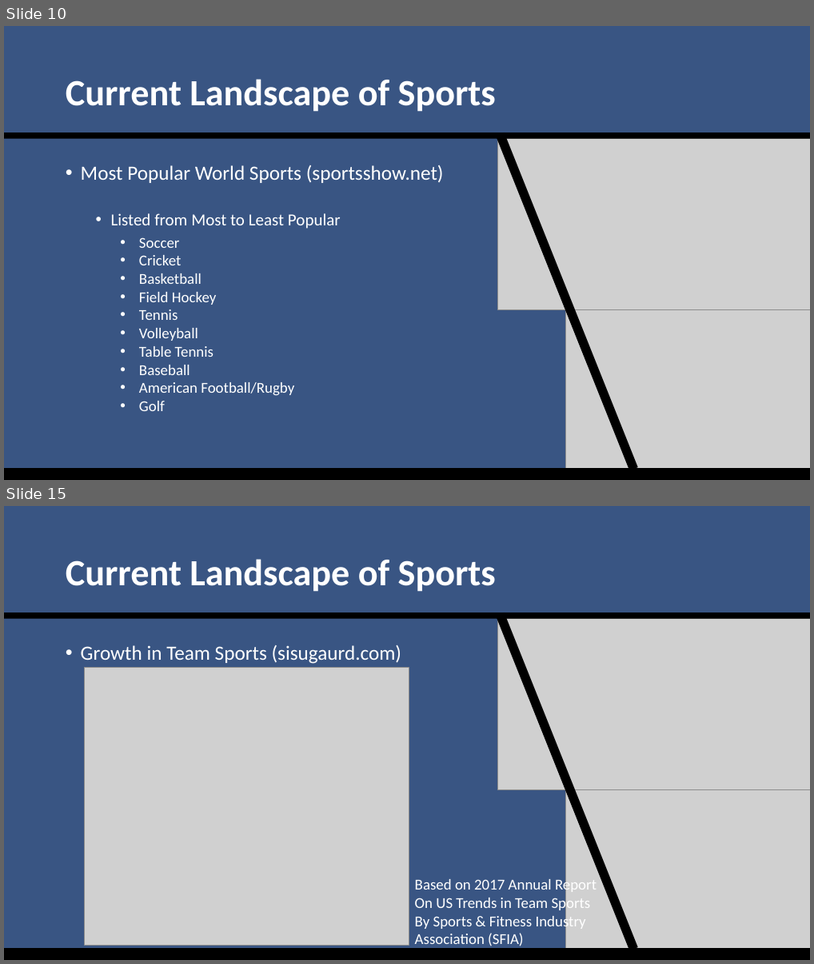
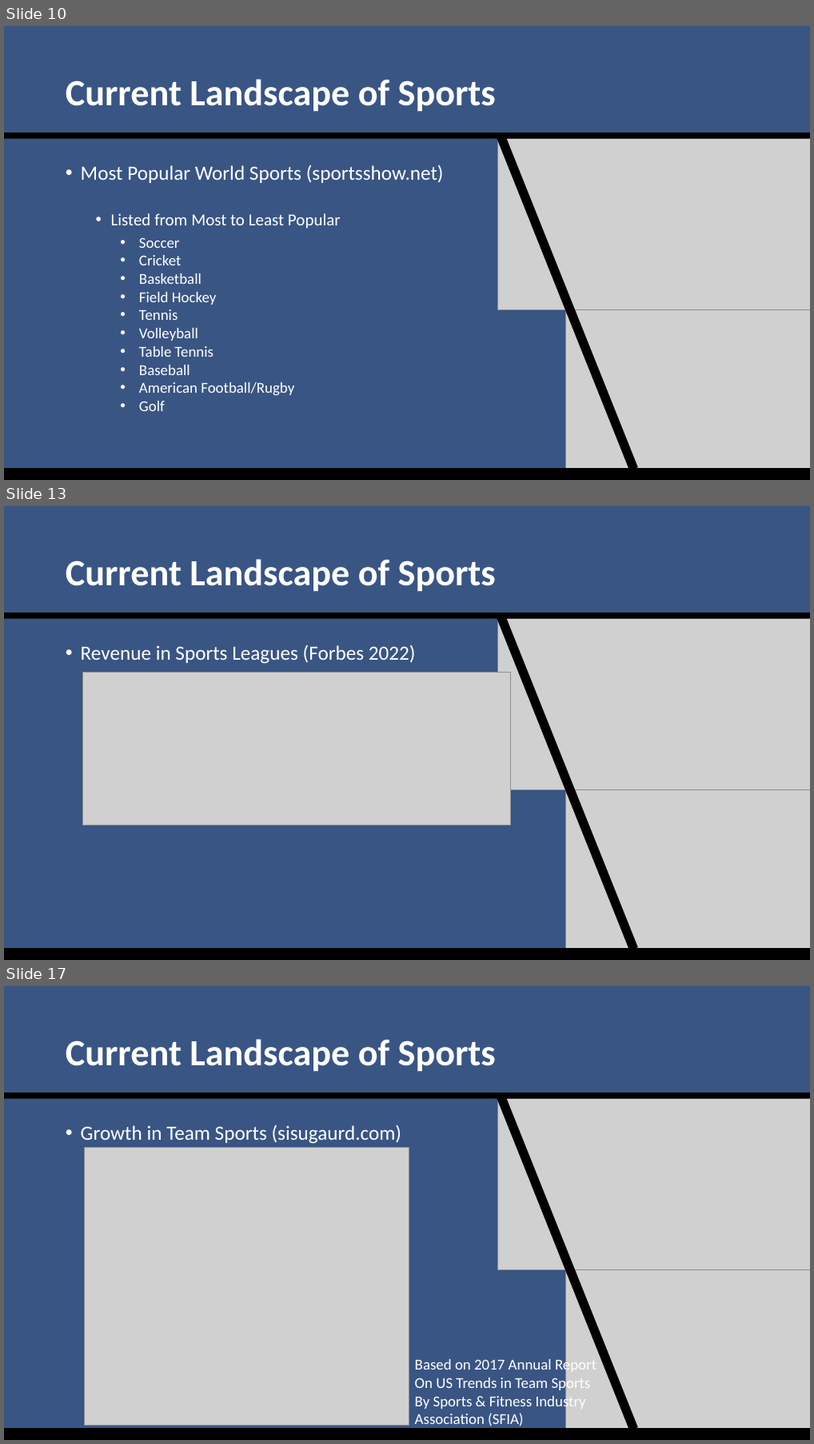
Before and after one commit to SuperMarioGiacomazzo/STOR538_WEBSITE, a slide deck: Slides/Sports Analytics 1/Sports_Analytics_1_Lecture.pptx. Shown one above the other, each under a label of ours: slides 10 and 15 before the commit, slides 10, 13 and 17 after it; the slides between them are not shown. The pictures are 814x964 and 814x1444 pixels, drawn with LibreOffice and Linux fonts; fonts in the diff are those of the drawing; grey boxes stand for pictures. Boxes give left, top, right and bottom in pixels: in the first picture for what was removed or moved away, otherwise in the second. Text is boxed around its words. In the diff, an @@ line names an element or a change of style, - is before the commit and + after.

```diff
--- a/Slides/Sports Analytics 1/Sports_Analytics_1_Lecture.pptx
+++ b/Slides/Sports Analytics 1/Sports_Analytics_1_Lecture.pptx
@@ slide 13 added at (x1=4, y1=506, x2=810, y2=960), background #395583 @@
@@ title added at (x1=66, y1=559, x2=496, y2=592), 44 pt, text #FFFFFF, bold @@
+Current Landscape of Sports
@@ rectangle added at (x1=4, y1=612, x2=810, y2=619), fill #000000 @@
@@ rectangle added at (x1=496, y1=612, x2=638, y2=951), fill #000000 @@
@@ picture added at (x1=498, y1=619, x2=810, y2=790) @@
@@ text added at (x1=81, y1=645, x2=416, y2=664), 24 pt, text #FFFFFF @@
+• Revenue in Sports Leagues (Forbes 2022)
@@ picture added at (x1=82, y1=672, x2=510, y2=825) @@
@@ picture added at (x1=566, y1=789, x2=810, y2=960) @@
@@ rectangle added at (x1=4, y1=948, x2=810, y2=960), fill #000000 @@
@@ what was slide 15 is now slide 17 @@
```
Also in this commit, not shown: 5 slides changed, 4 other slides added, 7 other files.
